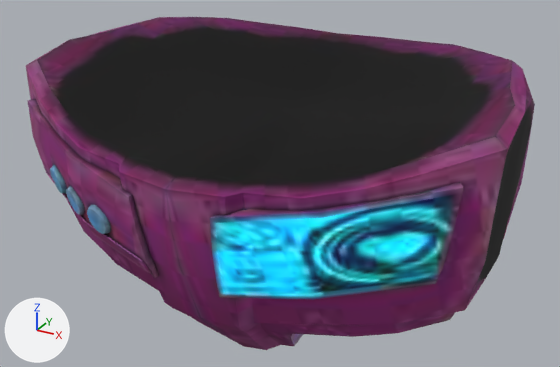
The glTF model public/3d/basic/C-12.glb, before and after one commit.
Rendered twice from a 50 mm lens placed at (0.934, -1.7, 1.647), pointed at (0.009, -0.017, 0.805). The axes (+X, +Y, +Z) are drawn at lower left. The lights are the same throughout.

The older version as bpy lines, for what is in view:
```python
mat_c_12 = bpy.data.materials.new('C-12')
mat_c_12.use_nodes = True; mat_c_12.node_tree.nodes.clear()
_N = mat_c_12.node_tree.nodes; _L = mat_c_12.node_tree.links
n0 = _N.new('ShaderNodeBsdfPrincipled'); n0.name = 'Principled BSDF'
n0.inputs[2].default_value = 1.0  # 'Roughness'
n0.inputs[28].default_value = 1.0  # 'Emission Strength'
n1 = _N.new('ShaderNodeOutputMaterial'); n1.name = 'Material Output'
n2 = _N.new('ShaderNodeTexImage'); n2.name = 'Image Texture'
n2.image = img_emition__opt
n3 = _N.new('ShaderNodeMix'); n3.name = 'Mix'
n3.data_type = 'RGBA'
n3.blend_type = 'MULTIPLY'
n3.inputs[0].default_value = 1.0  # 'Factor'
n4 = _N.new('ShaderNodeVertexColor'); n4.name = 'Color Attribute'
n5 = _N.new('ShaderNodeTexImage'); n5.name = 'Image Texture.001'
n5.image = img_b1_c__opt
_L.new(n0.outputs[0], n1.inputs[0])  # 'BSDF' to 'Surface'
_L.new(n2.outputs[0], n0.inputs[27])  # 'Color' to 'Emission Color'
_L.new(n3.outputs[2], n0.inputs[0])  # 'Result' to 'Base Color'
_L.new(n4.outputs[0], n3.inputs[7])  # 'Color' to 'B'
_L.new(n5.outputs[0], n3.inputs[6])  # 'Color' to 'A'
me_basic__full__002 = bpy.data.meshes.new('Basic [FULL].002')
me_basic__full__002.from_pydata(...)  # 518 vertices, 924 faces; spans x -0.641..0.641, y -0.502..0.429, z 0.391..1.16
me_basic__full__002.materials.append(mat_c_12)
ob_c_12 = bpy.data.objects.new('C-12', me_basic__full__002)
ob_c_12.location = (0.0, 0.0, 0.0)
```
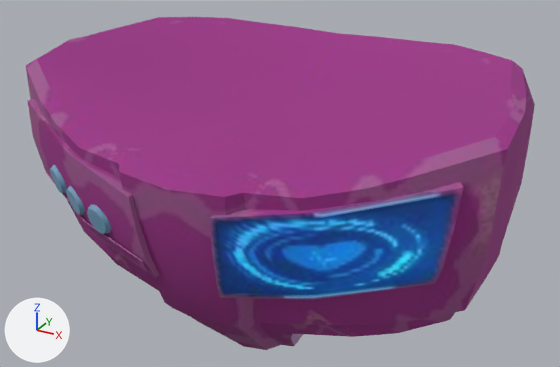
The newer file is also rescaled (x0.972) as a whole; pictures and numbers use the older file's frame.

Edits to the scene script, one JSON object a line:
```json
{"op": "add", "block": "img_c_12", "code": ["img_c_12 = load_image('C-12', '_unpacked/C-12', 512, 512, 'sRGB')"]}
{"op": "add", "block": "img_12_emit__tex", "code": ["img_12_emit__tex = load_image('12 EMIT [TEX]', '_unpacked/12_EMIT__TEX_', 512, 512, 'sRGB')"]}
{"block": "mat_c_12", "where": "n0 = _N.new('ShaderNodeBsdfPrincipled'); n0.name = 'Principled BSDF'"}
{"op": "set", "path": "n0.inputs[2].default_value", "old": "1.0", "new": "0.9", "note": "'Roughness'"}
{"block": "mat_c_12", "where": "n2 = _N.new('ShaderNodeTexImage'); n2.name = 'Image Texture'"}
{"op": "set", "path": "n2.image", "old": "img_emition__opt", "new": "img_12_emit__tex"}
{"block": "mat_c_12", "where": "n5 = _N.new('ShaderNodeTexImage'); n5.name = 'Image Texture.001'"}
{"op": "set", "path": "n5.image", "old": "img_b1_c__opt", "new": "img_c_12"}
```

Changed parts and their boxes [x1, y1, x2, y2] in the pictures (560 x 367 px):
```json
{"object": "C-12", "change": "surface changed", "before": [26, 17, 535, 349], "after": [26, 17, 535, 349]}
```
